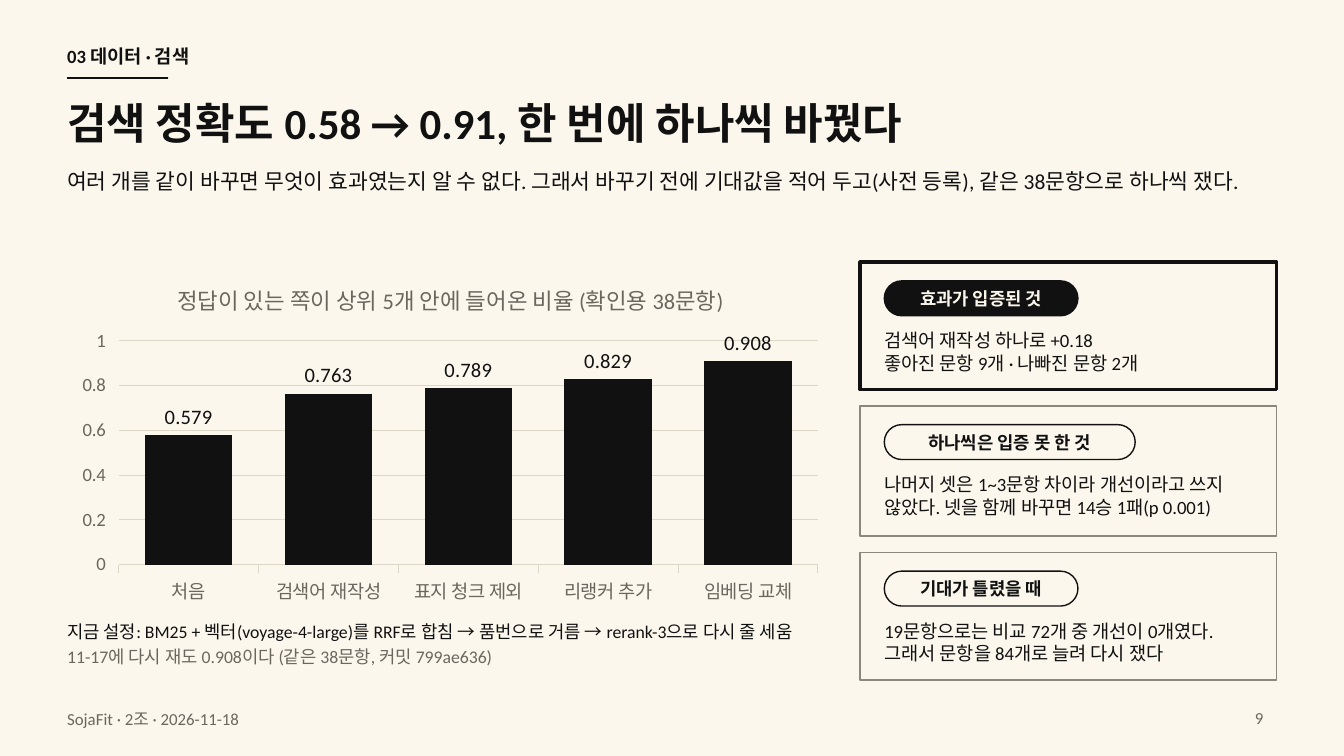
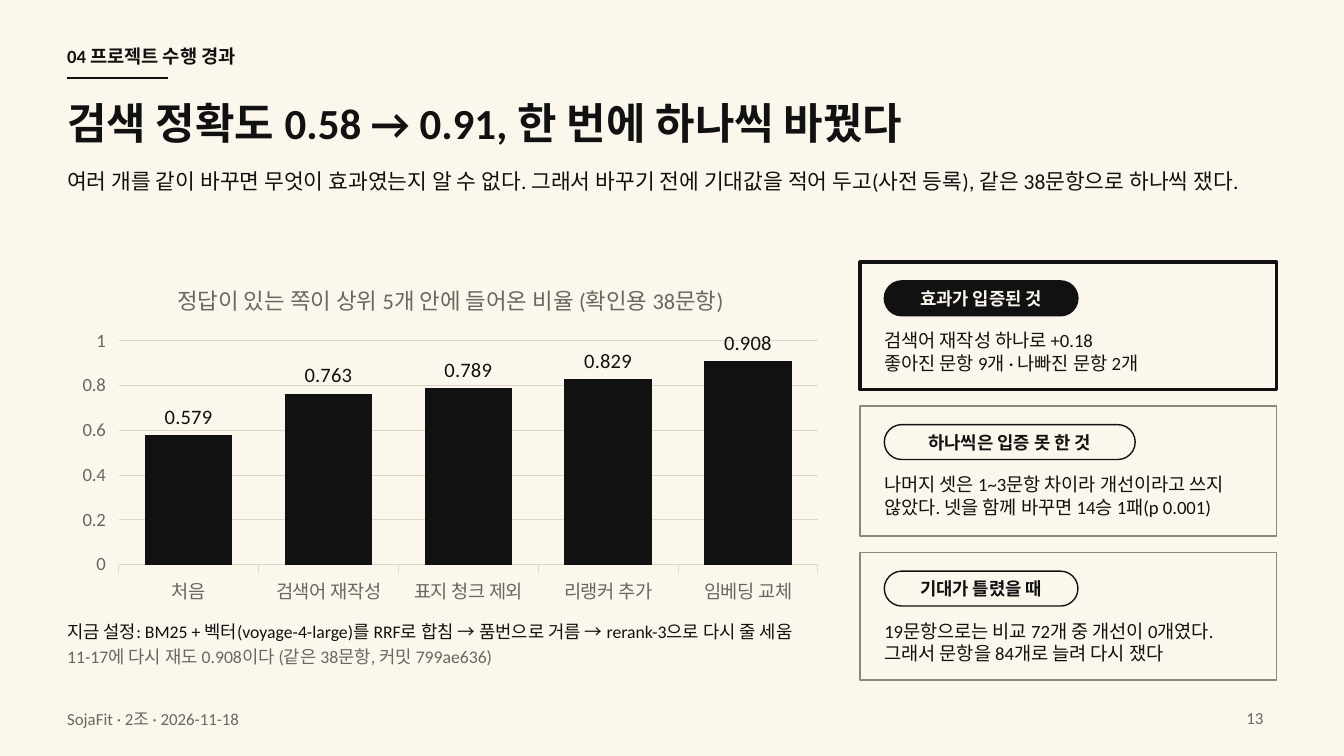
Before and after one commit to HJU5022/SojaFit, a slide deck: slide 13 of docs/deliverables/presentation/sojafit-final-2026-11-18.pptx (slide 9 before the commit). Drawn at 1344x756 pixels with LibreOffice and Linux fonts; fonts in the diff are those of the drawing. Boxes give left, top, right and bottom in pixels: in the first picture for what was removed or moved away, otherwise in the second. Text is boxed around its words. In the diff, an @@ line names an element or a change of style, - is before the commit and + after.

```diff
--- a/docs/deliverables/presentation/sojafit-final-2026-11-18.pptx
+++ b/docs/deliverables/presentation/sojafit-final-2026-11-18.pptx
@@ text at [67, 47, 235, 65]: text changed @@
-03 데이터 · 검색
+04 프로젝트 수행 경과
@@ page number at [1246, 713, 1263, 724]: text changed @@
-9
+13
```
Also in this commit, not shown: 17 other slides changed, 5 slides added, 5 other files.
